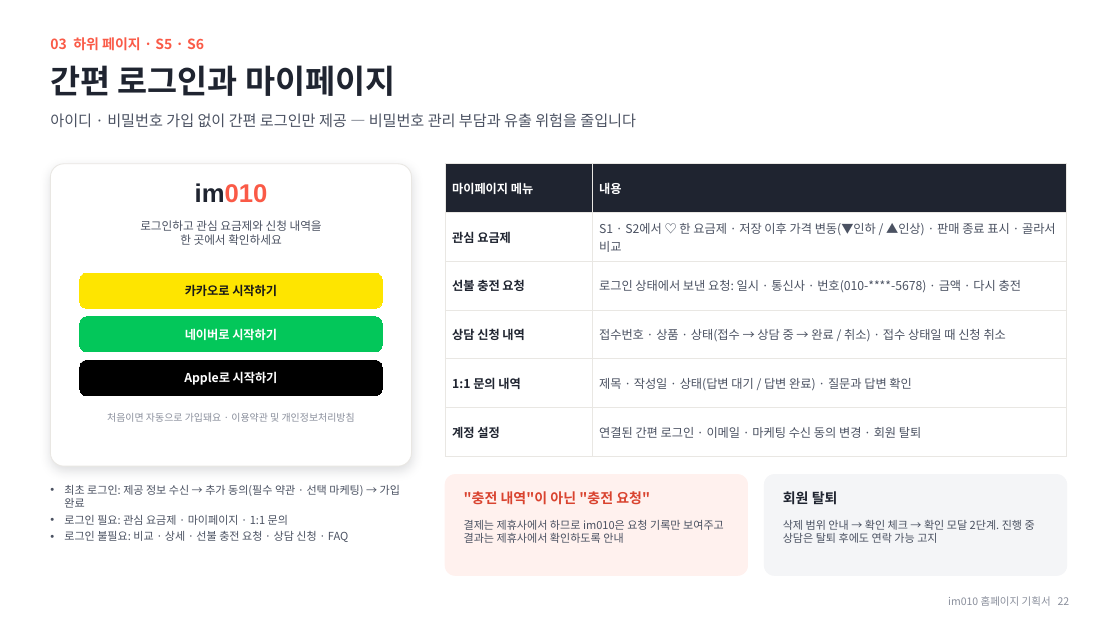
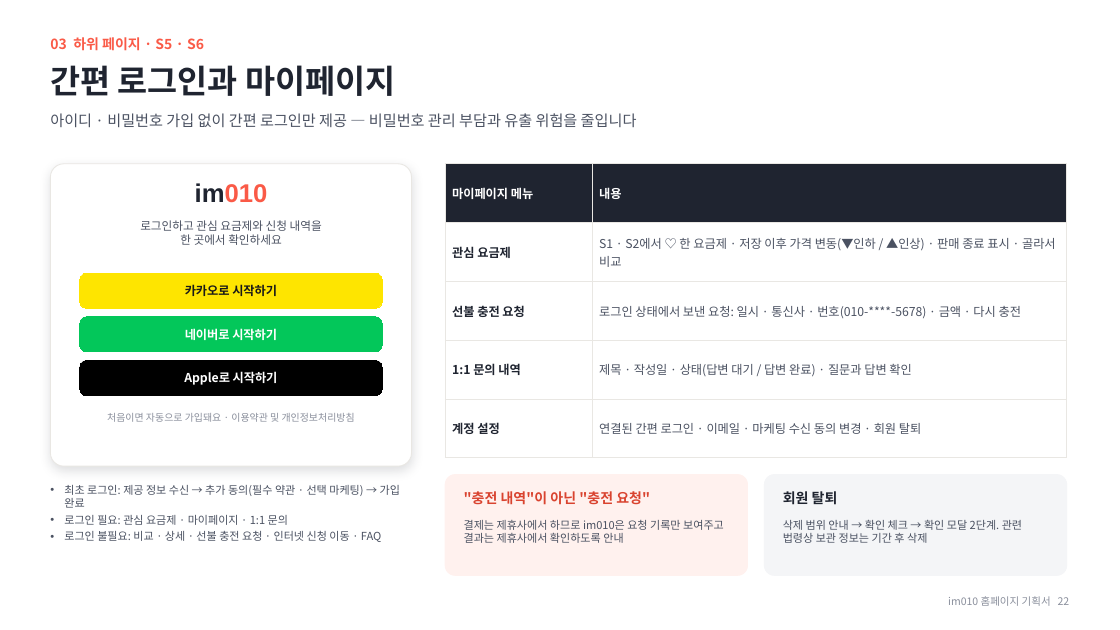
Before and after one commit to chlee-oss/im010, a slide deck: slide 22 of im010_기획서.pptx. Drawn at 1120x630 pixels with LibreOffice and Linux fonts; fonts in the diff are those of the drawing. Boxes give left, top, right and bottom in pixels: in the first picture for what was removed or moved away, otherwise in the second. Text is boxed around its words. In the diff, an @@ line names an element or a change of style, - is before the commit and + after.

```diff
--- a/im010_기획서.pptx
+++ b/im010_기획서.pptx
@@ table at [445,164,1067,438] @@
-row 4: 상담 신청 내역 | 접수번호 · 상품 · 상태(접수 → 상담 중 → 완료 / 취소) · 접수 상태일 때 신청 취소
@@ text at [64,531,381,542]: text changed @@
-• 로그인 불필요: 비교 · 상세 · 선불 충전 요청 · 상담 신청 · FAQ
+• 로그인 불필요: 비교 · 상세 · 선불 충전 요청 · 인터넷 신청 이동 · FAQ
@@ text at [783,520,1022,543]: text changed @@
-삭제 범위 안내 → 확인 체크 → 확인 모달 2단계. 진행 중 상담은 탈퇴 후에도 연락 가능 고지
+삭제 범위 안내 → 확인 체크 → 확인 모달 2단계. 관련 법령상 보관 정보는 기간 후 삭제
```
Also in this commit, not shown: 18 other slides changed, 3 slides added, 2 slides removed.
